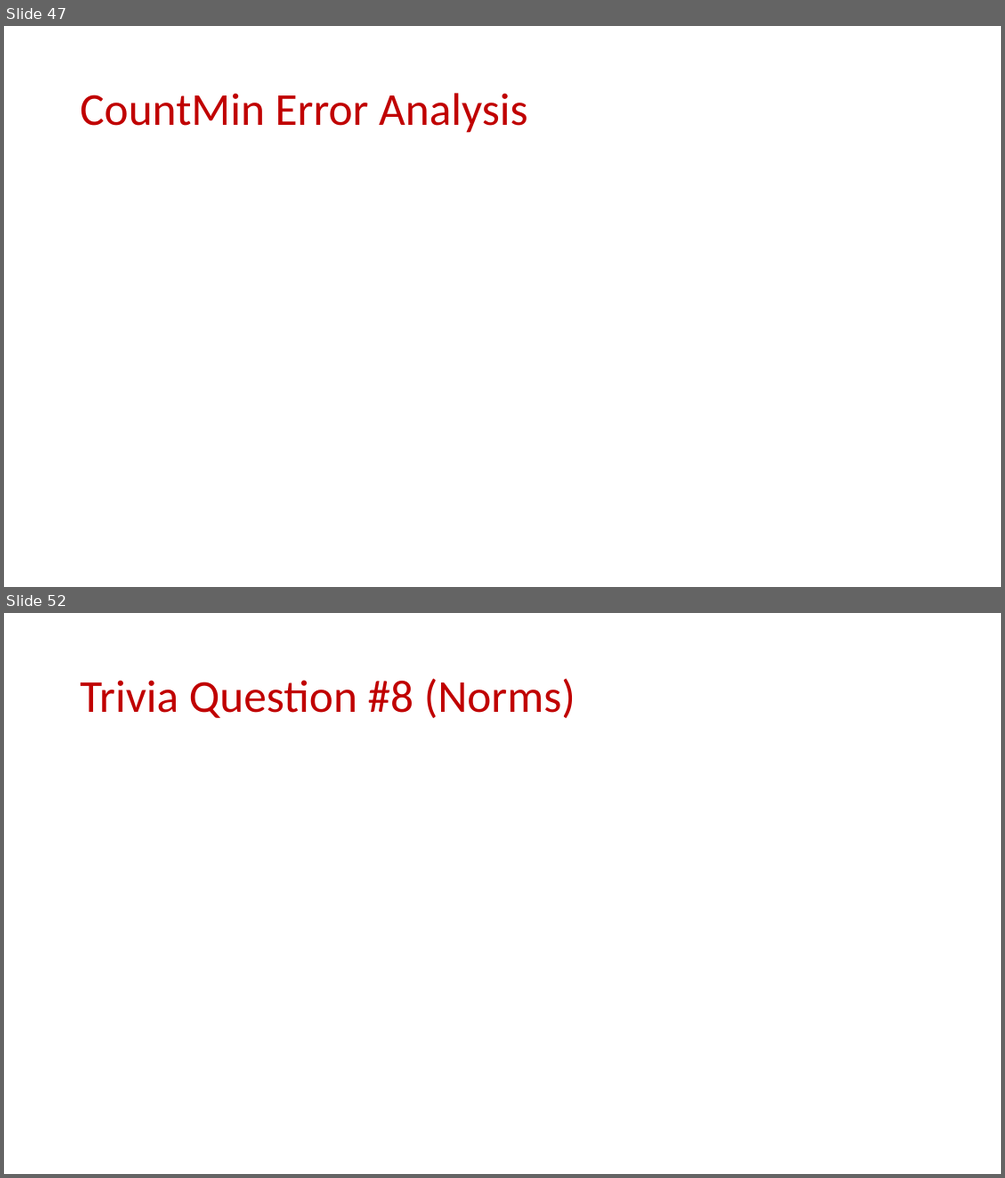
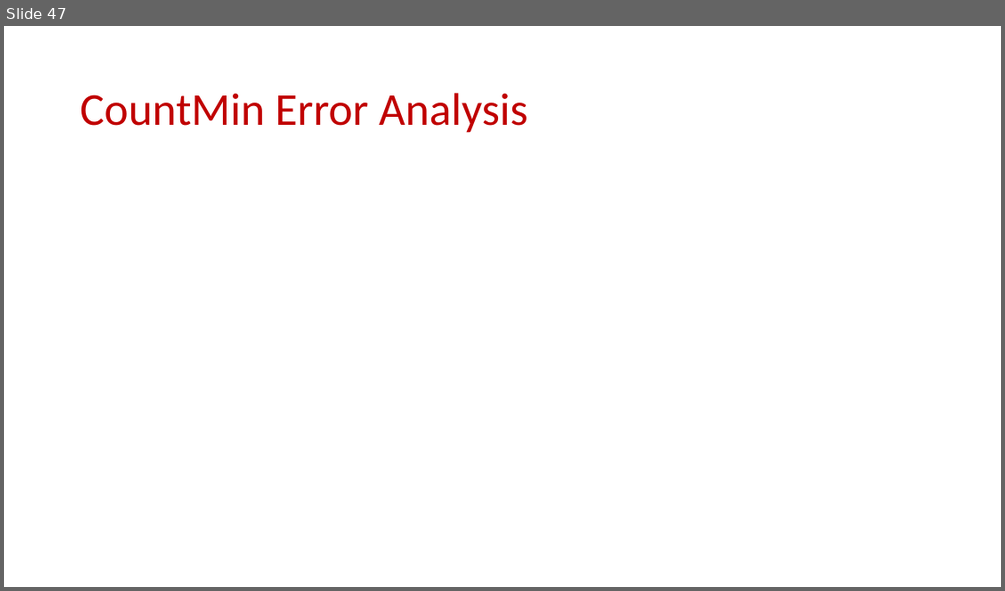
Before and after one commit to samsonzhou/samsonzhou.github.io, a slide deck: CSCE658-S24/L8.pptx. Shown one above the other, each under a label of ours: slides 47 and 52 before the commit, slide 47 after it; the slides between them are not shown. The pictures are 1005x1178 and 1005x591 pixels, drawn with LibreOffice and Linux fonts; fonts in the diff are those of the drawing; grey boxes stand for pictures. Boxes give left, top, right and bottom in pixels: in the first picture for what was removed or moved away, otherwise in the second. Text is boxed around its words. In the diff, an @@ line names an element or a change of style, - is before the commit and + after.

```diff
--- a/CSCE658-S24/L8.pptx
+++ b/CSCE658-S24/L8.pptx
@@ slide 52 removed at (4,613,1001,1174), background #FFFFFF @@
@@ title removed at (80,678,575,718) @@
-Trivia Question #8 (Norms)
```
Also in this commit, not shown: 23 other slides removed, 3 other files.
